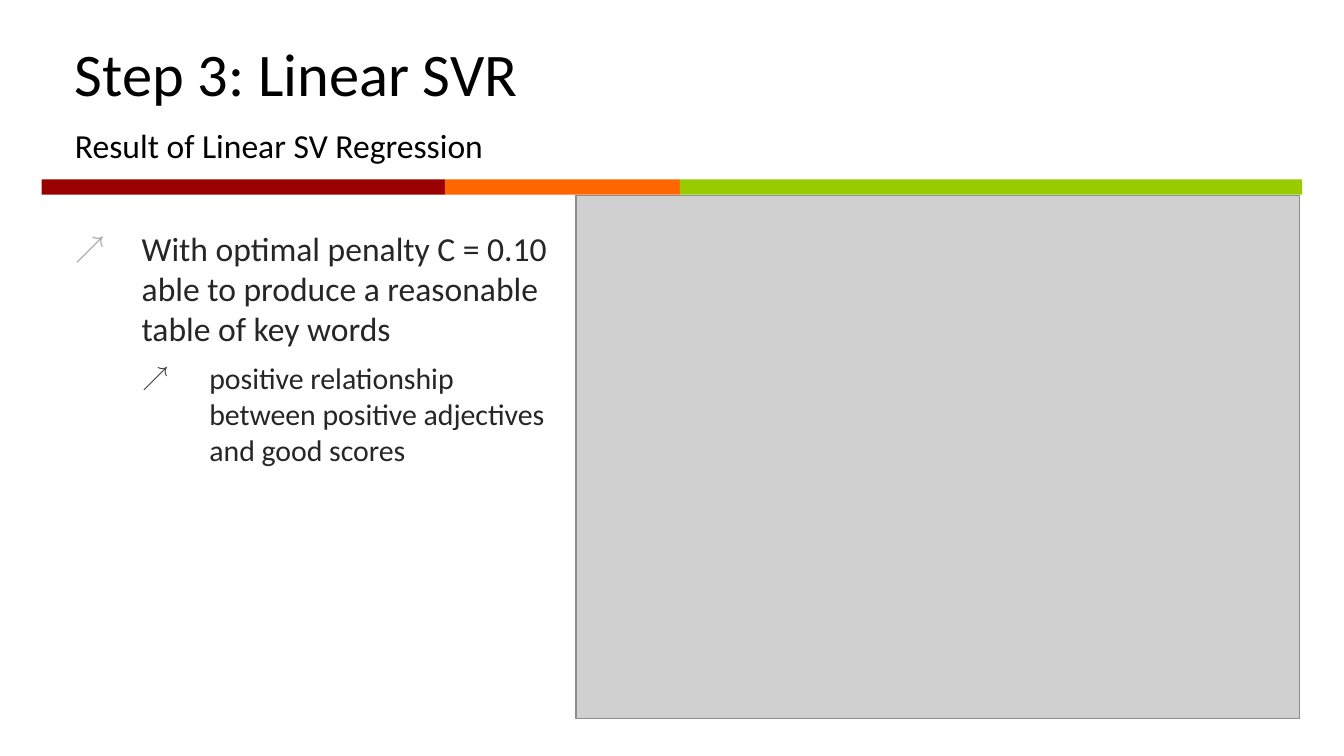
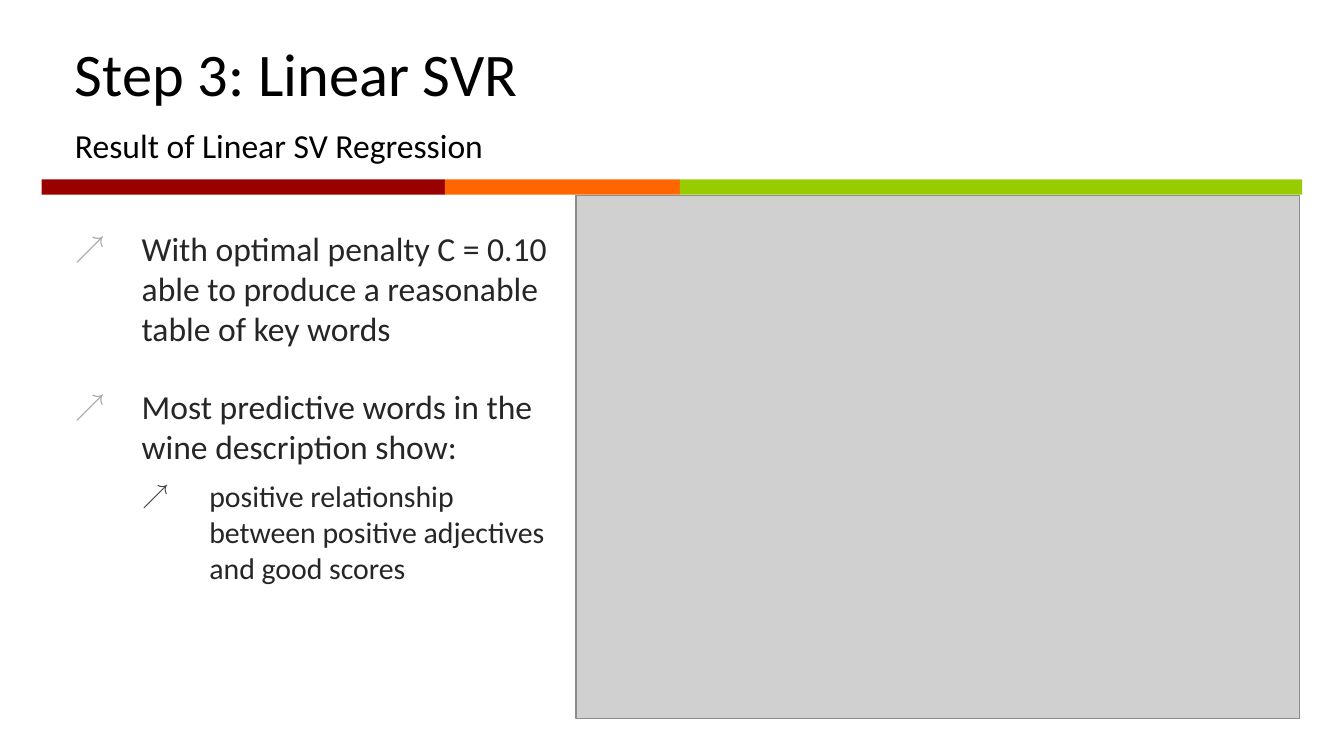
Before and after one commit to linreg2/Project1, a slide deck: slide 12 of project1_presentation.pptx. Drawn at 1344x756 pixels with LibreOffice and Linux fonts; fonts in the diff are those of the drawing; grey boxes stand for pictures; background and template pictures are left out. Boxes give left, top, right and bottom in pixels: in the first picture for what was removed or moved away, otherwise in the second. Text is boxed around its words. In the diff, an @@ line names an element or a change of style, - is before the commit and + after.

```diff
--- a/project1_presentation.pptx
+++ b/project1_presentation.pptx
@@ text at (142, 395, 533, 465): paragraph added @@
+↗ Most predictive words in the wine description show:
```
Also in this commit, not shown: 12 other slides changed, 2 other files.
